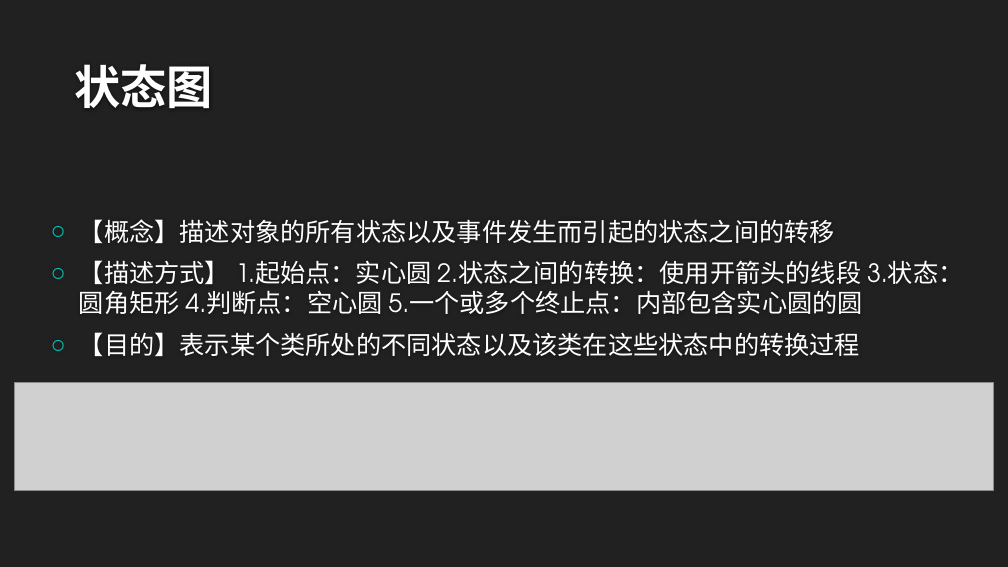
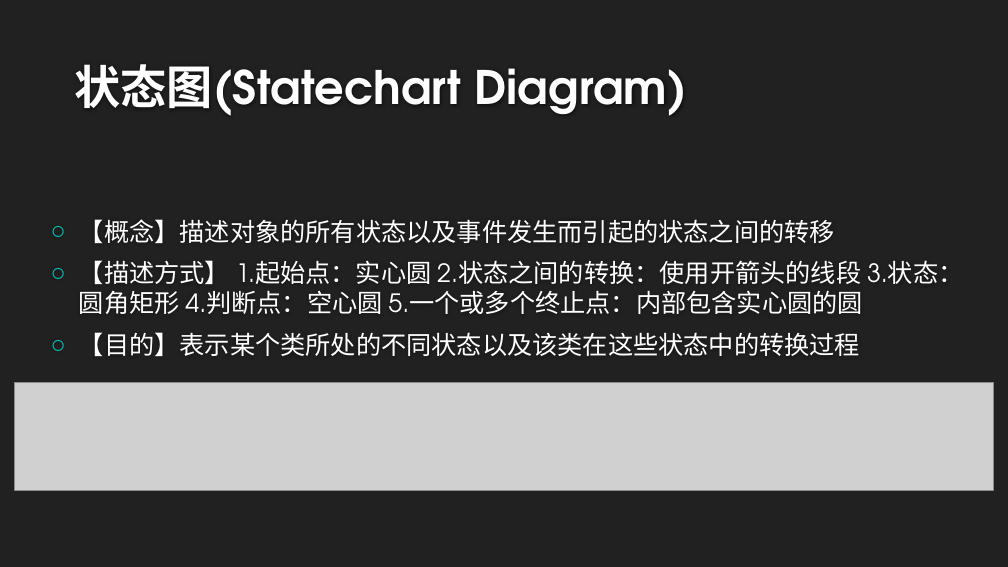
Before and after one commit to twn422/PRD2017, a slide deck: slide 16 of PRD-2017-G24/STW/非受控文件/翻转课堂作业/UML基础1/UML基础Ⅰ.pptx. Drawn at 1008x567 pixels with LibreOffice and Linux fonts; fonts in the diff are those of the drawing; grey boxes stand for pictures; background and template pictures are left out. Boxes give left, top, right and bottom in pixels: in the first picture for what was removed or moved away, otherwise in the second. Text is boxed around its words. In the diff, an @@ line names an element or a change of style, - is before the commit and + after.

```diff
--- a/PRD-2017-G24/STW/非受控文件/翻转课堂作业/UML基础1/UML基础Ⅰ.pptx
+++ b/PRD-2017-G24/STW/非受控文件/翻转课堂作业/UML基础1/UML基础Ⅰ.pptx
@@ title at (75, 64, 686, 116): text changed @@
-状态图
+状态图(Statechart Diagram)
```
Also in this commit, not shown: 6 other slides changed.
